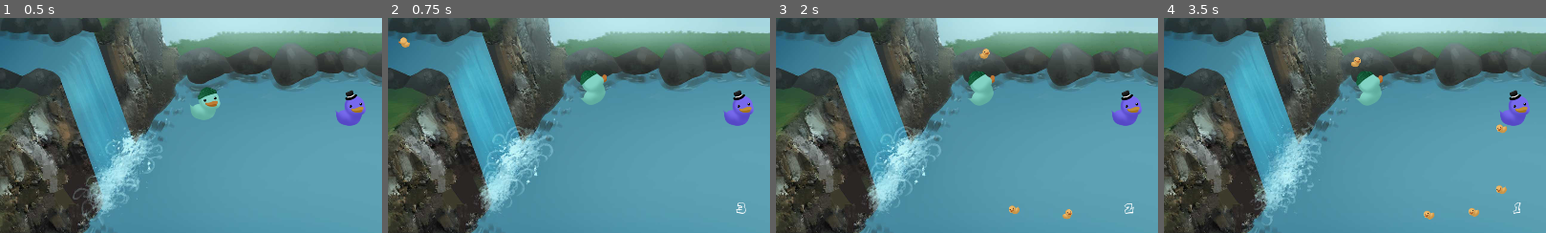
Above: before the commit, frames 1-4 (left to right).
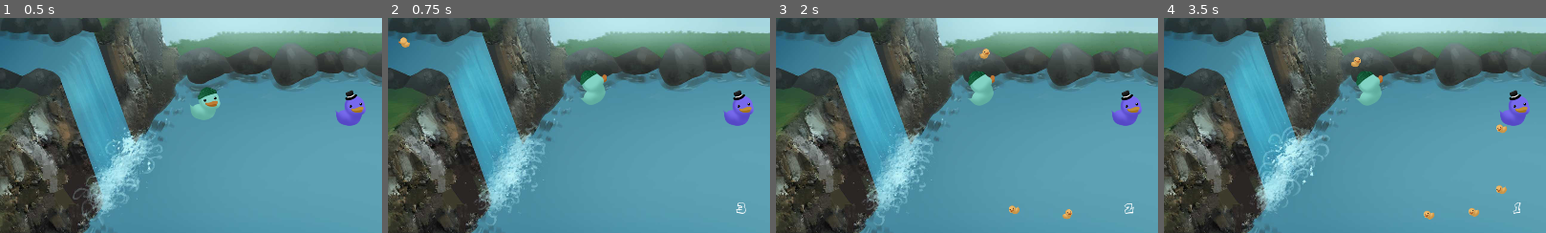
Above: after the commit, the same moments.

Repository: TeamAwesomeTOJam/ducks
Game: Godot game, scene res://Game.tscn
Same seed, same stepped clock (60 frames per second), same inputs: the game is played once before the commit and once after it.
Inputs:
- Up to frame 1 (0.5 s): no input
- Up to frame 2 (0.75 s): tap Enter (p0duck) at 0.5, 0.6 s; hold Up (ui_up) from 0.53 s (still down)
- Up to frame 3 (2 s): release Up (ui_up) at 1.28 s; tap Enter (p0duck) at 1.35 s
- Up to frame 4 (3.5 s): hold Up (ui_up) from 2.03 s (still down); tap Enter (p0duck) at 2.1, 2.85 s
The pictures show only the part of the screen within x 4-54%, y 6-56%; the shares and areas given below are measured in that part.

Frame 1 is identical in both runs. In frame 2, 2.0% of the frame differs, in the area x 20-44%, y 48-97%; in frame 3, 2.0%; in frame 4, 2.0%.

Commit message:
add credits

Diff:
--- /dev/null
+++ b/Credits.gd
@@ -0,0 +1,339 @@
+extends CanvasLayer
+
+# class member variables go here, for example:
+# var a = 2
+# var b = "textvar"
+var timer
+var line
+
+func _process(delta):
+    for i in range(0, 3):
+        var game_pressed = Input.is_joy_button_pressed(i, JOY_START)
+        if timer > 1 and game_pressed:
+            return_to_game()
+
+    timer += delta
+
+    self.offset.y += delta * -300
+
+func return_to_game():
+    get_tree().change_scene("res://Game.tscn")
+
+func _ready():
+    timer = 0
+    line = 0
+    $ScrollingCredits.align=Label.ALIGN_CENTER
+    $ScrollingCredits.text = """
+
+
+
+
+
+
+
+
+
+    DUCKS
+
+
+
+
+
+    Developers:
+
+
+    Daniel
+
+
+
+    Cristian
+
+
+
+    Aiden
+
+
+
+
+
+
+    Artist:
+
+
+
+    .
+
+
+
+
+
+    Audio:
+
+
+
+    Jake Butineau
+
+
+
+
+
+
+
+
+    Commits:
+
+delete commented code     -cpoll
+
+hook up boost to xbox     -cpoll
+
+fix scoring terrain catching issue     -cpoll
+
+touch your own duck     -Daniel Lister
+
+Merge branch 'master' of github.com:TeamAwesomeTOJam/ducks     -Daniel Lister
+
+some duck collecting     -Daniel Lister
+
+Merge branch 'master' of github.com:TeamAwesomeTOJam/ducks     -Aiden Storey
+
+Removed current use of game end     -Aiden Storey
+
+Added better handling of postgame     -Aiden Storey
+
+Merge branch 'master' of github.com:TeamAwesomeTOJam/ducks     -Daniel Lister
+
+following duck fix     -Daniel Lister
+
+fix player sprites     -cpoll
+
+a     -Aiden Storey
+
+Merge branch 'master' of github.com:TeamAwesomeTOJam/ducks     -Aiden Storey
+
+Merging I guess     -Aiden Storey
+
+Added end of game stuff     -Aiden Storey
+
+Merge branch 'master' of github.com:TeamAwesomeTOJam/ducks     -cpoll
+
+add auto spawning of ducks     -cpoll
+
+fix missing following duck     -Daniel Lister
+
+merge     -Daniel Lister
+
+basic collecting     -Daniel Lister
+
+Changed scoring angle     -Aiden Storey
+
+Fixed z-index for spawning     -Aiden Storey
+
+Added z-index updating     -Aiden Storey
+
+readd game     -cpoll
+
+Merge branch 'master' of github.com:TeamAwesomeTOJam/ducks     -cpoll
+
+Fixed timer     -Aiden Storey
+
+add sprites for all players     -cpoll
+
+Removed linked list     -Aiden Storey
+
+Merge branch 'master' of github.com:TeamAwesomeTOJam/ducks     -Aiden Storey
+
+Tightening     -Aiden Storey
+
+dsfljfhfa     -cpoll
+
+Merge branch 'master' of github.com:TeamAwesomeTOJam/ducks     -cpoll
+
+add duck sprite     -cpoll
+
+linked list     -Daniel Lister
+
+Merge branch 'master' of github.com:TeamAwesomeTOJam/ducks     -Aiden Storey
+
+ Fixed linked list     -Aiden Storey
+
+rocks     -Daniel Lister
+
+no duck spin     -Daniel Lister
+
+Merge branch 'master' of github.com:TeamAwesomeTOJam/ducks     -Daniel Lister
+
+move hud     -Daniel Lister
+
+improve player spawning     -cpoll
+
+juice up duck spawning     -cpoll
+
+add borders for new terrain     -cpoll
+
+Merge branch 'master' of github.com:TeamAwesomeTOJam/ducks     -Aiden Storey
+
+Removed duck stealing and added basic linked list     -Aiden Storey
+
+add sprites for ducks     -cpoll
+
+add bg assets     -cpoll
+
+Tightened player stealing     -Aiden Storey
+
+Merge branch 'master' of github.com:TeamAwesomeTOJam/ducks     -Aiden Storey
+
+Added set player     -Aiden Storey
+
+recursive collision mask     -Daniel Lister
+
+Merge branch 'master' of github.com:TeamAwesomeTOJam/ducks     -Daniel Lister
+
+Merge branch 'master' of github.com:TeamAwesomeTOJam/ducks     -Aiden Storey
+
+clean up mask     -Daniel Lister
+
+Tightening     -Aiden Storey
+
+fix duck spawn     -Daniel Lister
+
+remove starting ducks     -Daniel Lister
+
+masking on ducks     -Daniel Lister
+
+godot stuff     -Daniel Lister
+
+masking     -Daniel Lister
+
+Fixed that thing     -Aiden Storey
+
+Merge branch 'master' of github.com:TeamAwesomeTOJam/ducks     -Aiden Storey
+
+Tightened duck stealing     -Aiden Storey
+
+add duck spawning arcs     -cpoll
+
+add duck waterfall spawning     -cpoll
+
+add duck spawning     -cpoll
+
+Tightened player colliding with own duck     -Aiden Storey
+
+Changed handling collision with duck     -Aiden Storey
+
+Added picking up ducks     -Aiden Storey
+
+Merge branch 'master' of github.com:TeamAwesomeTOJam/ducks     -Aiden Storey
+
+Merge branch 'master' of github.com:TeamAwesomeTOJam/ducks     -Aiden Storey
+
+godot stuff?     -Daniel Lister
+
+Tightened up duck handling     -Aiden Storey
+
+boosting     -Daniel Lister
+
+add layers     -cpoll
+
+tighten up the waterfalls     -cpoll
+
+boost     -Daniel Lister
+
+add scoring     -cpoll
+
+rock and damping ducks     -Daniel Lister
+
+music     -Daniel Lister
+
+tighter movement/graphics     -Daniel Lister
+
+Fixed game scene     -Aiden Storey
+
+Godot     -Aiden Storey
+
+Removed old state     -Aiden Storey
+
+Merge branch 'master' of github.com:TeamAwesomeTOJam/ducks     -Aiden Storey
+
+Changed state to enum     -Aiden Storey
+
+Im not sure     -Daniel Lister
+
+merge     -Daniel Lister
+
+add scoring logic     -cpoll
+
+Fixed default active players     -Aiden Storey
+
+Added game loop     -Aiden Storey
+
+fixed     -Aiden Storey
+
+Merge branch 'master' of github.com:TeamAwesomeTOJam/ducks     -Aiden Storey
+
+inb4 merge conflicts     -Aiden Storey
+
+fix main scene     -Daniel Lister
+
+movement     -Daniel Lister
+
+boarders     -Daniel Lister
+
+boarders     -Daniel Lister
+
+resolution     -Daniel Lister
+
+Merge branch 'master' of github.com:TeamAwesomeTOJam/ducks     -Aiden Storey
+
+Added hud to scene     -Aiden Storey
+
+Updated hud     -Aiden Storey
+
+what     -Daniel Lister
+
+pin joints     -Daniel Lister
+
+Added basic hud     -Aiden Storey
+
+add terrain     -cpoll
+
+broken duck adding     -Daniel Lister
+
+Added game script     -Aiden Storey
+
+change resolution to 1080     -cpoll
+
+add analog support     -cpoll
+
+ducks that follow you     -Daniel Lister
+
+ducks that follow you     -Daniel Lister
+
+Godot stuff     -Daniel Lister
+
+more ignore     -Daniel Lister
+
+initial commit     -Daniel Lister
+
+
+
+
+
+
+
+
+
+
+
+
+
+
+
+
+
+
+
+
+
+    55
+
+    """
--- /dev/null
+++ b/Credits.tscn
@@ -0,0 +1,42 @@
+[gd_scene load_steps=4 format=2]
+
+[ext_resource path="res://Credits.gd" type="Script" id=1]
+[ext_resource path="res://Freight Train Gangsta.ttf" type="DynamicFontData" id=2]
+
+[sub_resource type="DynamicFont" id=1]
+
+size = 60
+use_mipmaps = false
+use_filter = false
+font_data = ExtResource( 2 )
+_sections_unfolded = [ "Font", "Settings" ]
+
+[node name="Credits" type="CanvasLayer" index="0"]
+
+layer = 1
+offset = Vector2( 0, 0 )
+rotation = 0.0
+scale = Vector2( 1, 1 )
+transform = Transform2D( 1, 0, 0, 1, 0, 0 )
+script = ExtResource( 1 )
+
+[node name="ScrollingCredits" type="Label" parent="." index="0"]
+
+anchor_left = 0.0
+anchor_top = 0.0
+anchor_right = 0.0
+anchor_bottom = 0.0
+margin_left = 1.0
+margin_right = 2558.0
+margin_bottom = 1430.0
+rect_pivot_offset = Vector2( 0, 0 )
+rect_clip_content = true
+mouse_filter = 0
+mouse_default_cursor_shape = 0
+size_flags_horizontal = 1
+size_flags_vertical = 1
+custom_fonts/font = SubResource( 1 )
+percent_visible = 1.0
+lines_skipped = 0
+max_lines_visible = -1
+_sections_unfolded = [ "Theme", "custom_fonts" ]
--- a/Game.gd
+++ b/Game.gd
@@ -90,6 +90,11 @@
     update_time(delta)
     update_hud()
 
+    for i in range(0, 3):
+        var credits_pressed = Input.is_joy_button_pressed(i, JOY_START) and Input.is_joy_button_pressed(i, JOY_SELECT)
+        if credits_pressed:
+            go_to_credits()
+
     # TODO: REMOVE THIS AT SOME POINT, OR DON'T I'M NOT THE BOSS OF YOU.
     if state == STATE.idle && Input.is_action_pressed('ui_up'):
         pre_game()
@@ -99,6 +104,9 @@
 
     if state == STATE.game:
         game(delta)
+
+func go_to_credits():
+    get_tree().change_scene("res://Credits.tscn")
 
 func game(delta):
     spawn_timer += delta
--- a/Game.tscn
+++ b/Game.tscn
@@ -37,7 +37,7 @@
 custom_solver_bias = 0.0
 extents = Vector2( 100, 720 )
 
-[node name="Game" type="Node" index="0"]
+[node name="Game" type="Node"]
 
 script = ExtResource( 1 )
 Player = ExtResource( 2 )
@@ -47,7 +47,7 @@
 
 frames = SubResource( 1 )
 animation = "loop"
-frame = 3
+frame = 5
 playing = true
 offset = Vector2( 1280, 720 )
 _sections_unfolded = [ "Z Index" ]
--- a/HUD.tscn
+++ b/HUD.tscn
@@ -11,7 +11,7 @@
 font_data = ExtResource( 2 )
 _sections_unfolded = [ "Font", "Font/fallback", "Settings" ]
 
-[node name="HUD" type="CanvasLayer" index="0"]
+[node name="HUD" type="CanvasLayer"]
 
 layer = 1
 offset = Vector2( 0, 0 )
